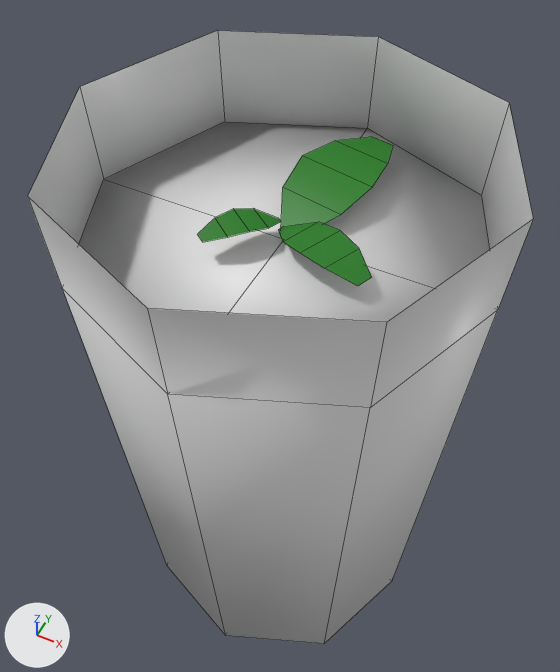
A saved change to the FBX model Assets/Meshes/food/dessert white.fbx.
Before and after are seen from a camera (50 mm lens) standing at (0.069, -0.141, 0.298) and looking at (-0.007, 0.012, 0.108). The axes (+X, +Y, +Z) are drawn at lower left. The lights are the same throughout. Mesh edges are drawn as thin lines.

The first picture shows 'dessert white'.
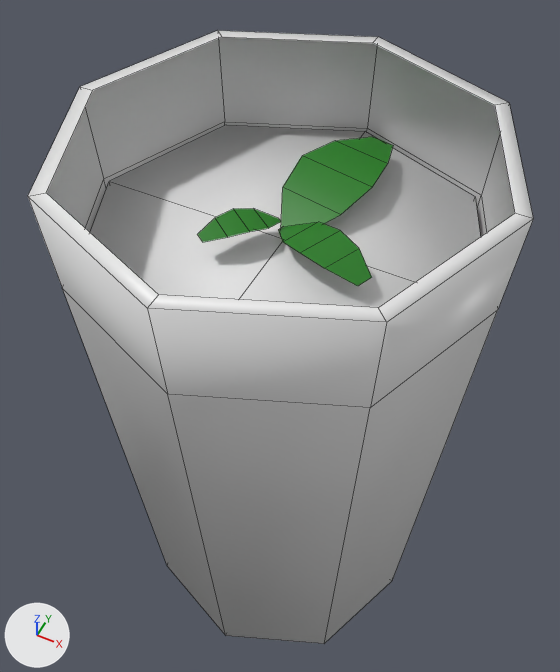
Commit message: added more depth to the dessert assets

Patch to the scene script:
```diff
--- a/Assets/Meshes/food/dessert white.fbx.py
+++ b/Assets/Meshes/food/dessert white.fbx.py
@@ me_plane_004 @@
 # used by ob_dessert_white; location = (0.0, 0.0, 0.0)
-me_plane_004.from_pydata(...)  # 56 vertices, 36 faces; spans x -0.06..0.06, y -0.06..0.06, z 0.0..0.191
+me_plane_004.from_pydata(...)  # 80 vertices, 52 faces; spans x -0.06..0.06, y -0.06..0.06, z 0.0..0.191
+# me_plane_004 part 1
+# 4 faces are deleted
+# 24 vertices are added at x -0.056..0.056, y -0.056..0.056, z 0.0..0.191
+# 8 new faces join them, mat_glass (white #e7e7e7)
+# 12 new faces join them, mat_dessert_white (white #e7e7e7)
 me_plane_004.materials.append(mat_glass)
```

Changed parts and their boxes [x1, y1, x2, y2] in the pictures (560 x 672 px):
part 1 of me_plane_004, built on: before [79, 122, 489, 322]; after [28, 30, 533, 322]
